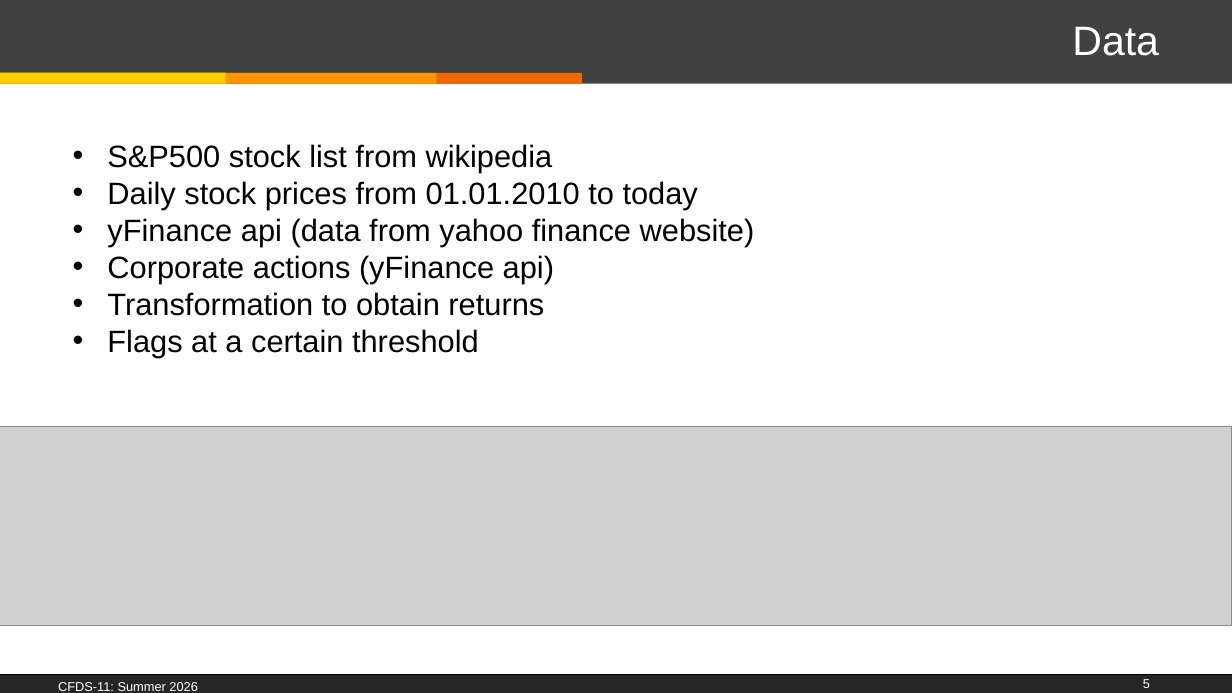
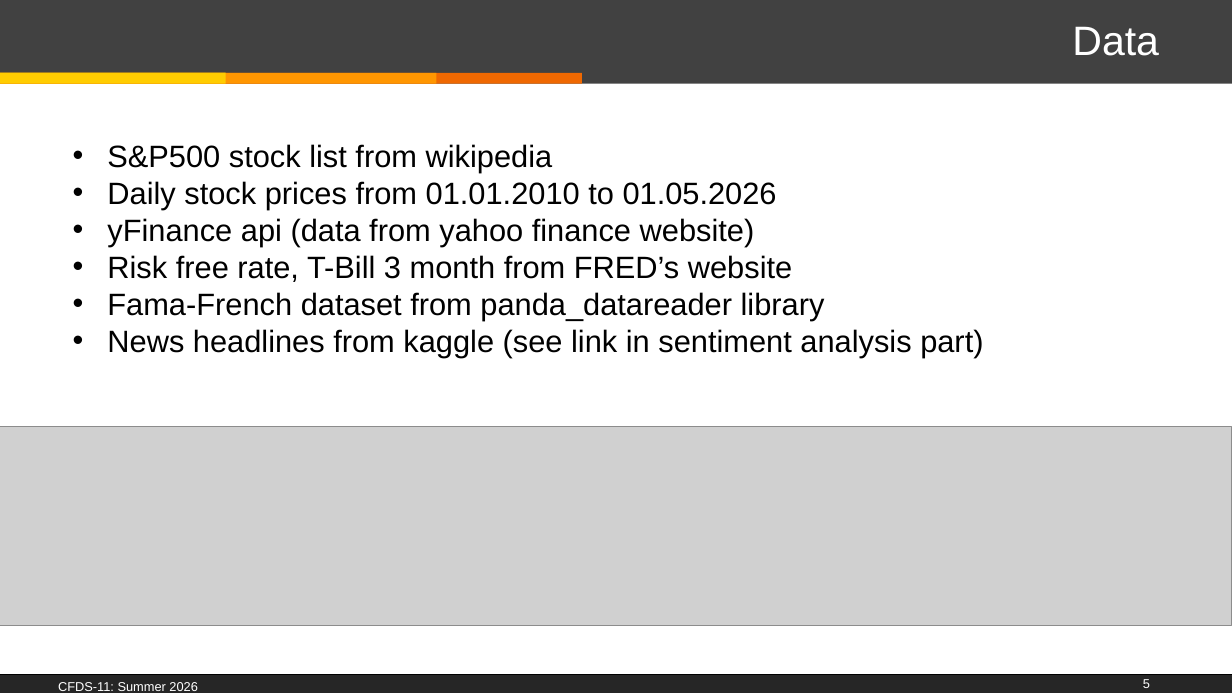
Before and after one commit to PierreNiberon/CFDS-Project, a slide deck: slide 5 of CFDS-11_Class-2025_26-Pierre.pptx. Drawn at 1232x693 pixels with LibreOffice and Linux fonts; fonts in the diff are those of the drawing; grey boxes stand for pictures; background and template pictures are left out. Boxes give left, top, right and bottom in pixels: in the first picture for what was removed or moved away, otherwise in the second. Text is boxed around its words. In the diff, an @@ line names an element or a change of style, - is before the commit and + after.

```diff
--- a/CFDS-11_Class-2025_26-Pierre.pptx
+++ b/CFDS-11_Class-2025_26-Pierre.pptx
@@ text at bbox=[107, 181, 777, 209]: text changed @@
-• Daily stock prices from 01.01.2010 to today
+• Daily stock prices from 01.01.2010 to 01.05.2026
@@ text at bbox=[107, 255, 983, 357]: text changed @@
-• Corporate actions (yFinance api)
-• Transformation to obtain returns
-• Flags at a certain threshold
+• Risk free rate, T-Bill 3 month from FRED’s website
+• Fama-French dataset from panda_datareader library
+• News headlines from kaggle (see link in sentiment analysis part)
```
Also in this commit, not shown: 13 other slides changed, 16 slides added, 1 other file.
